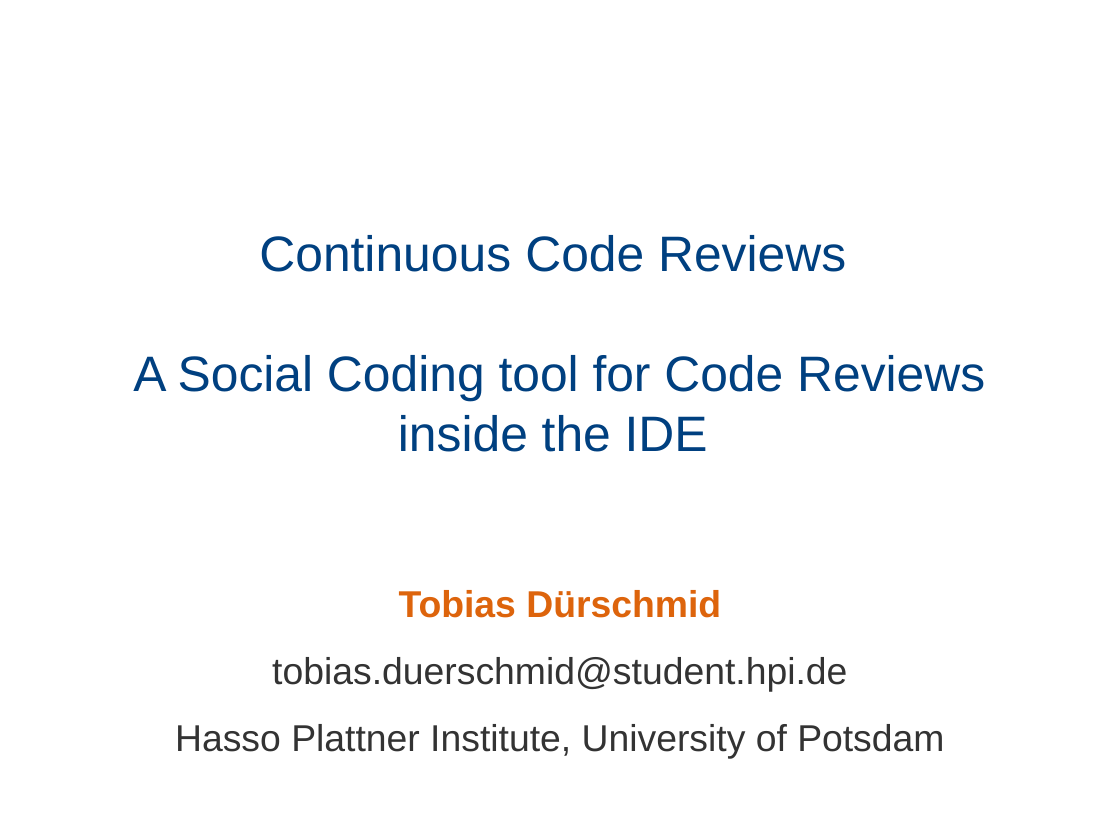
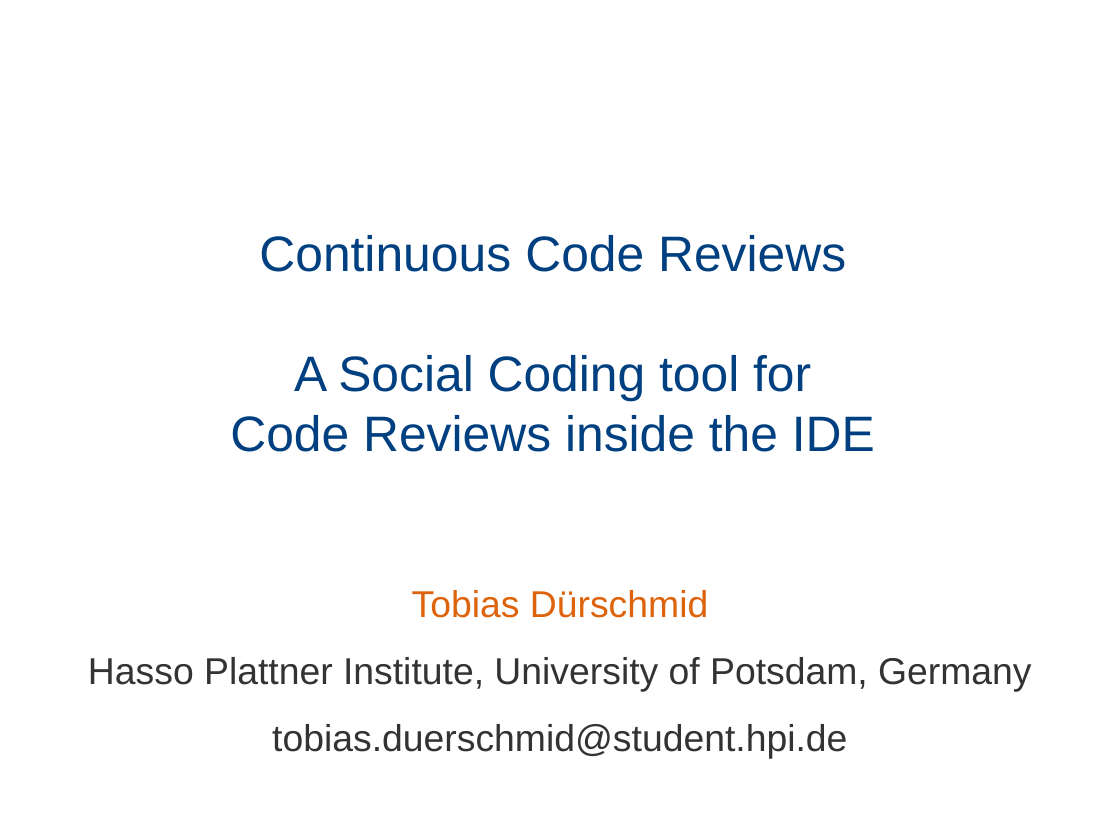
Before and after one commit to HPI-SWA-Lab/CommunityCodeReview, a slide deck: slide 1 of Programming_SRC/talk.pptx. Drawn at 1120x840 pixels with LibreOffice and Linux fonts; fonts in the diff are those of the drawing; background and template pictures are left out. Boxes give left, top, right and bottom in pixels: in the first picture for what was removed or moved away, otherwise in the second. Text is boxed around its words. In the diff, an @@ line names an element or a change of style, - is before the commit and + after.

```diff
--- a/Programming_SRC/talk.pptx
+++ b/Programming_SRC/talk.pptx
@@ title "Continuous Code Reviews A Social ..." rewrapped from box(133, 235, 985, 452) to box(230, 235, 875, 452) @@
@@ text at box(412, 590, 708, 618): bold off in "Tobias Dürschmid" @@
@@ text at box(88, 657, 1031, 692): paragraph added @@
+Hasso Plattner Institute, University of Potsdam, Germany
@@ text at box(175, 724, 944, 759): paragraph removed @@
-Hasso Plattner Institute, University of Potsdam
```
Also in this commit, not shown: 9 other slides changed.
